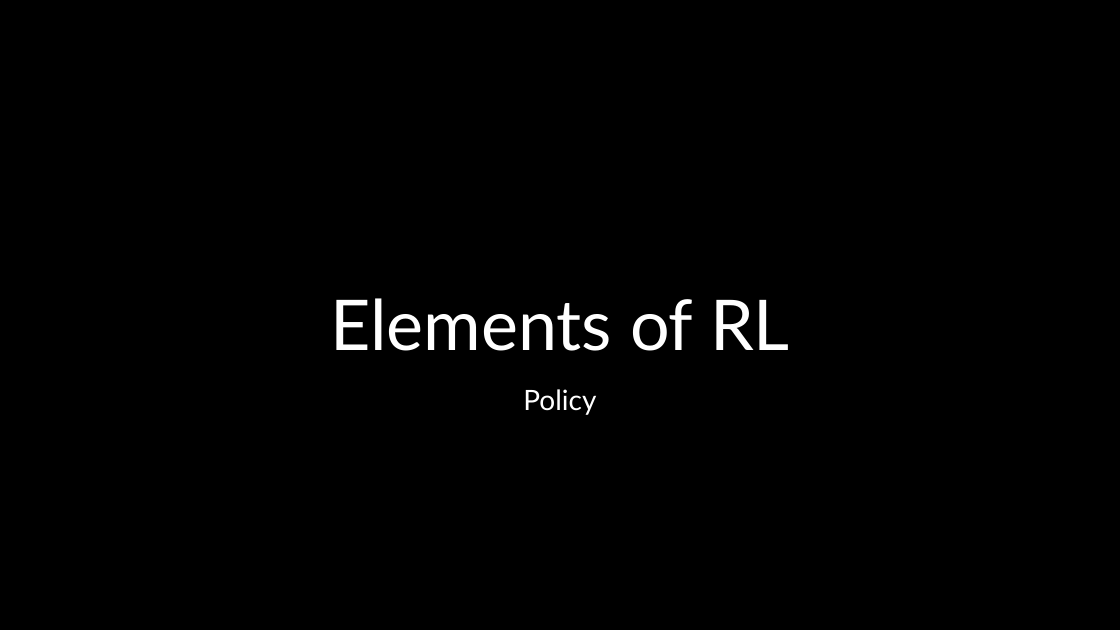
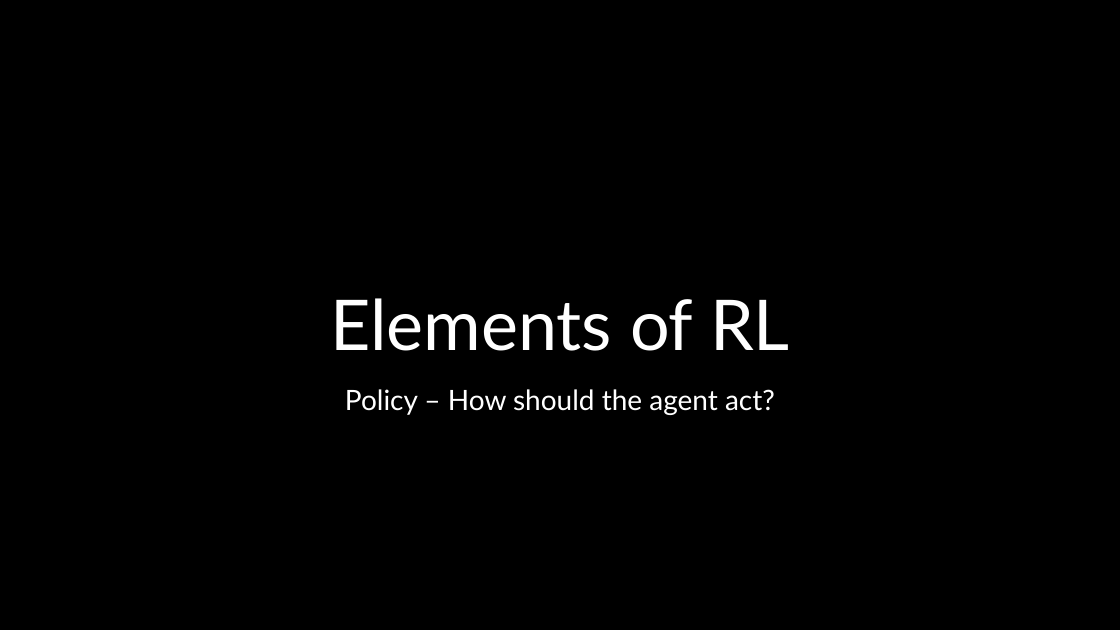
Before and after one commit to mhahsler/Introduction_to_Reinforcement_Learning, a slide deck: slide 24 of slides/Lecture_Chapter01.pptx. Drawn at 1120x630 pixels with LibreOffice and Linux fonts; fonts in the diff are those of the drawing; background and template pictures are left out. Boxes give left, top, right and bottom in pixels: in the first picture for what was removed or moved away, otherwise in the second. Text is boxed around its words. In the diff, an @@ line names an element or a change of style, - is before the commit and + after.

```diff
--- a/slides/Lecture_Chapter01.pptx
+++ b/slides/Lecture_Chapter01.pptx
@@ text at bbox=[345, 389, 775, 415]: text changed @@
-Policy
+Policy – How should the agent act?
```
Also in this commit, not shown: 17 other slides changed, 1 other file.
